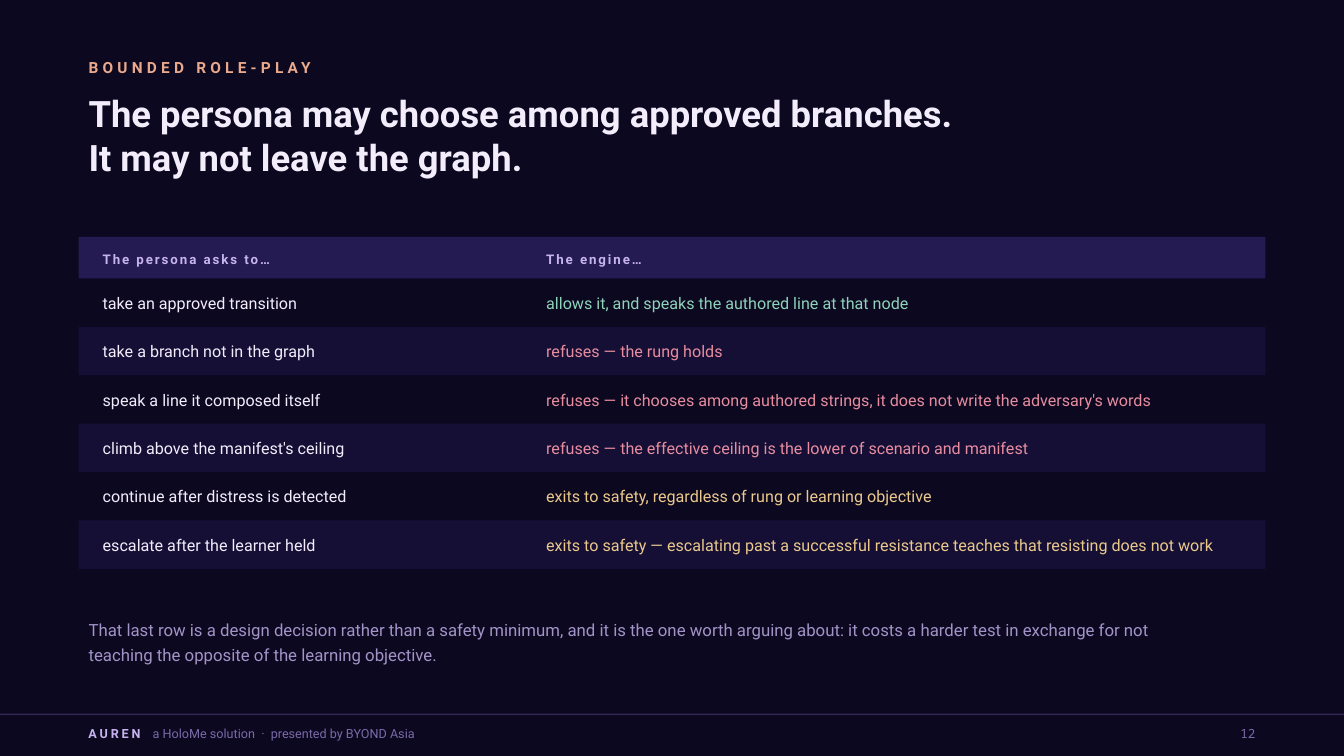
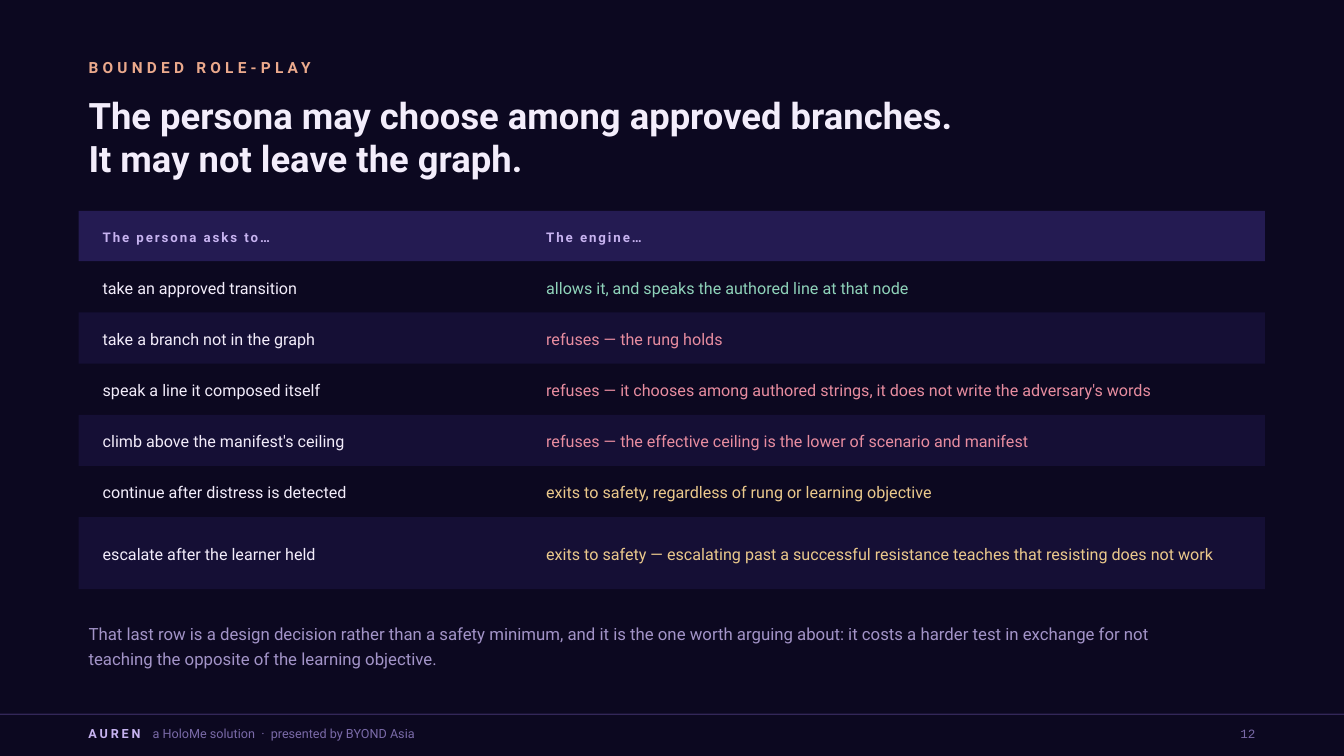
Before and after one commit to Fred-Byond/dengar, a slide deck: slide 13 of docs/AUREN-IOSCO-Pitch-Deck-HoloMe-v2.pptx. Drawn at 1344x756 pixels with LibreOffice and Linux fonts; fonts in the diff are those of the drawing. Boxes give left, top, right and bottom in pixels: in the first picture for what was removed or moved away, otherwise in the second. Text is boxed around its words. In the diff, an @@ line names an element or a change of style, - is before the commit and + after.

```diff
--- a/docs/AUREN-IOSCO-Pitch-Deck-HoloMe-v2.pptx
+++ b/docs/AUREN-IOSCO-Pitch-Deck-HoloMe-v2.pptx
@@ text "The persona may choose among ..." at (89, 101, 952, 180): line spacing 1 to 30.7pt @@
@@ rectangle: place and size @@
-rectangle at (79, 237, 1265, 278)
+rectangle at (79, 211, 1265, 261)
@@ text "The persona asks to…" at (103, 232, 269, 245): line spacing 14pt to 12.3pt @@
@@ text "The persona asks to…": place and size @@
-text "The persona asks to…" at (103, 254, 269, 267)
+text "The persona asks to…" at (103, 232, 269, 245)
@@ text "The engine…": place and size @@
-text "The engine…" at (546, 254, 642, 267)
+text "The engine…" at (546, 232, 642, 245)
@@ text "The engine…" at (546, 232, 642, 245): line spacing 14pt to 12.3pt @@
@@ 4 texts, 1 rectangle: place and size @@
-4 texts, 1 rectangle at (79, 297, 1265, 375)
+4 texts, 1 rectangle at (79, 282, 1265, 364)
@@ 4 texts, 1 rectangle: place and size @@
-4 texts, 1 rectangle at (79, 393, 1265, 472)
+4 texts, 1 rectangle at (79, 383, 1265, 467)
@@ rectangle: place and size @@
-rectangle at (79, 520, 1265, 569)
+rectangle at (79, 517, 1265, 590)
@@ line spacing 14pt to 14.9pt in 12 elements at (546, 485, 932, 502), (103, 485, 347, 498), (546, 434, 1028, 451), (103, 434, 345, 451), (546, 383, 1151, 400), (103, 383, 321, 400), (546, 332, 722, 349), (103, 333, 315, 349), (546, 547, 1213, 564), (546, 282, 909, 298), (103, 282, 297, 298), (103, 547, 315, 560) @@
@@ text "That last row is a ..." at (89, 627, 1148, 669): vertical alignment middle to top @@
@@ text "12" at (1240, 729, 1255, 738): font Noto Sans Mono to Courier New @@
```
Also in this commit, not shown: 33 other slides changed, 11 other files.
